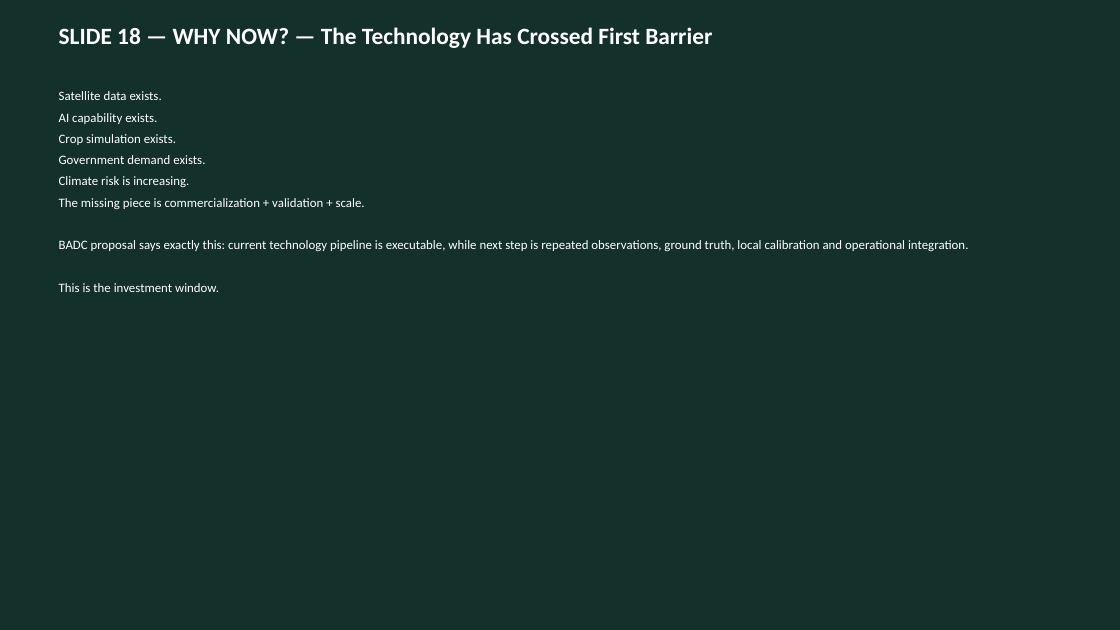
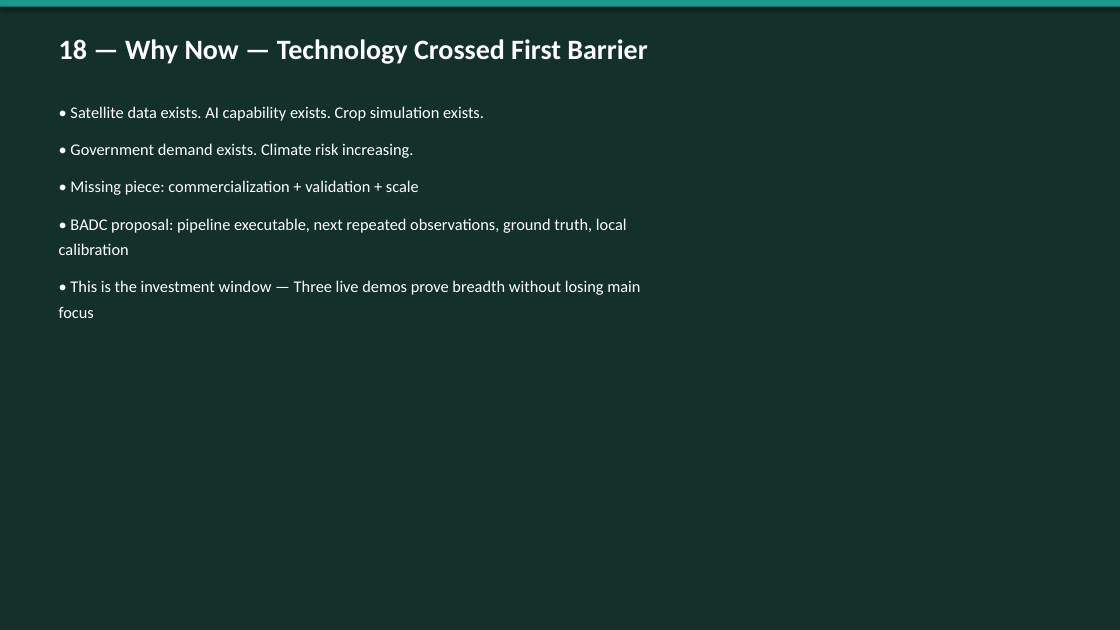
Before and after one commit to bdcrops/web, a slide deck: slide 19 of nextunicorn/BDCrops-Professional-Deck.pptx. Drawn at 1120x630 pixels with LibreOffice and Linux fonts; fonts in the diff are those of the drawing. Boxes give left, top, right and bottom in pixels: in the first picture for what was removed or moved away, otherwise in the second. Text is boxed around its words. In the diff, an @@ line names an element or a change of style, - is before the commit and + after.

```diff
--- a/nextunicorn/BDCrops-Professional-Deck.pptx
+++ b/nextunicorn/BDCrops-Professional-Deck.pptx
@@ rectangle added at <box>0,0,1120,7</box>, fill #1D9790 @@
@@ text at <box>59,39,647,64</box>: text changed; size 20 to 24 pt @@
-SLIDE 18 — WHY NOW? — The Technology Has Crossed First Barrier
+18 — Why Now — Technology Crossed First Barrier
@@ text at <box>59,106,640,318</box>: text changed; size 11 to 14 pt @@
-Satellite data exists.
-AI capability exists.
-Crop simulation exists.
-Government demand exists.
-Climate risk is increasing.
-The missing piece is commercialization + validation + scale.
-BADC proposal says exactly this: current technology pipeline is executable, while next step is repeated observations, ground truth, local calibration and operational integration.
-This is the investment window.
+• Satellite data exists. AI capability exists. Crop simulation exists.
+• Government demand exists. Climate risk increasing.
+• Missing piece: commercialization + validation + scale
+• BADC proposal: pipeline executable, next repeated observations, ground truth, local calibration
+• This is the investment window — Three live demos prove breadth without losing main focus
```
Also in this commit, not shown: 17 other slides changed, 6 slides added, 7 slides removed, 2 other files.
